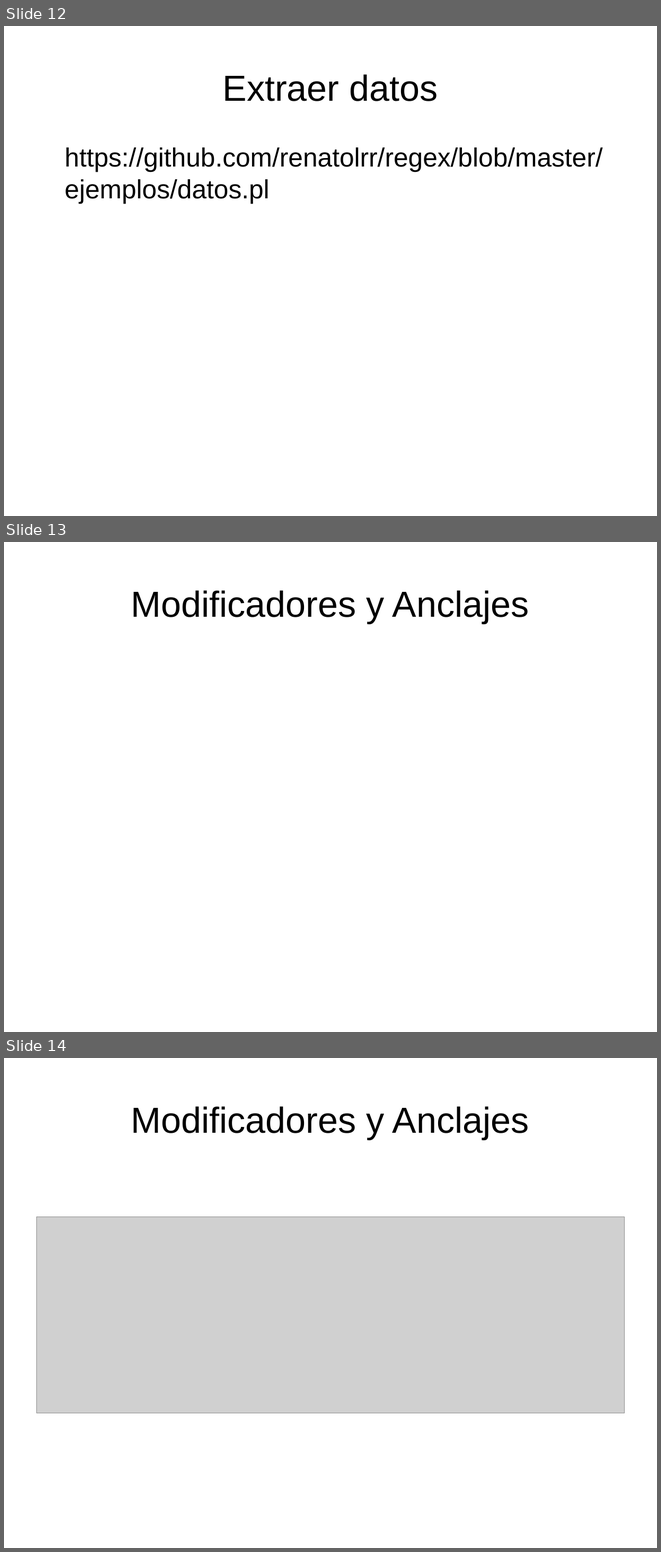
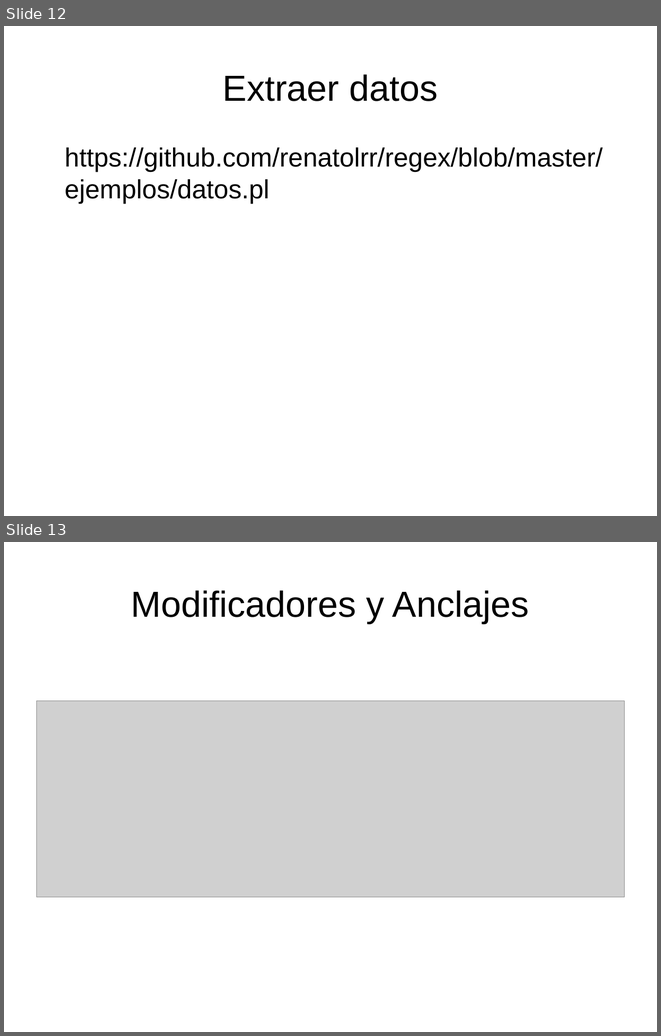
Before and after one commit to renatolrr/regex, a slide deck: Introducción regex.odp. Shown one above the other, each under a label of ours: slides 12, 13 and 14 before the commit, slides 12 and 13 after it. The pictures are 661x1552 and 661x1036 pixels, drawn with LibreOffice and Linux fonts; fonts in the diff are those of the drawing; grey boxes stand for pictures. Boxes give left, top, right and bottom in pixels: in the first picture for what was removed or moved away, otherwise in the second. Text is boxed around its words. In the diff, an @@ line names an element or a change of style, - is before the commit and + after.

```diff
--- a/Introducción regex.odp
+++ b/Introducción regex.odp
@@ slide 13 removed at [4,542,657,1032], background #FFFFFF @@
@@ title removed at [131,590,529,623] @@
-Modificadores y Anclajes
@@ what was slide 14 is now slide 13 @@
```
Also in this commit, not shown: 2 slides changed.
